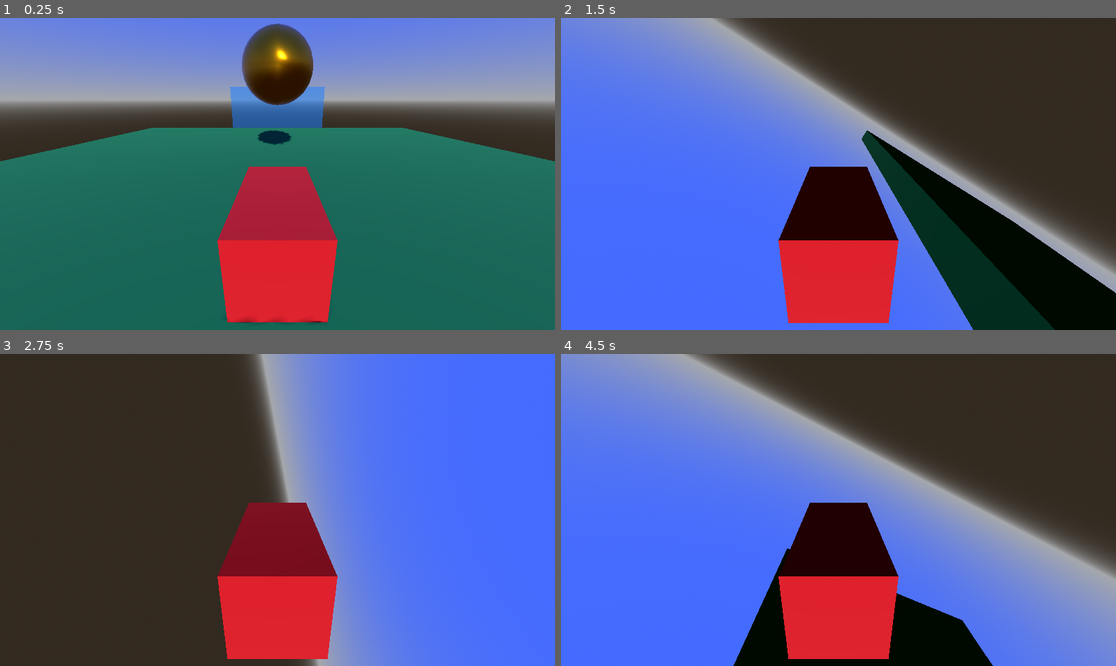
Above: before the commit, frames 1-4 (two rows, left to right).
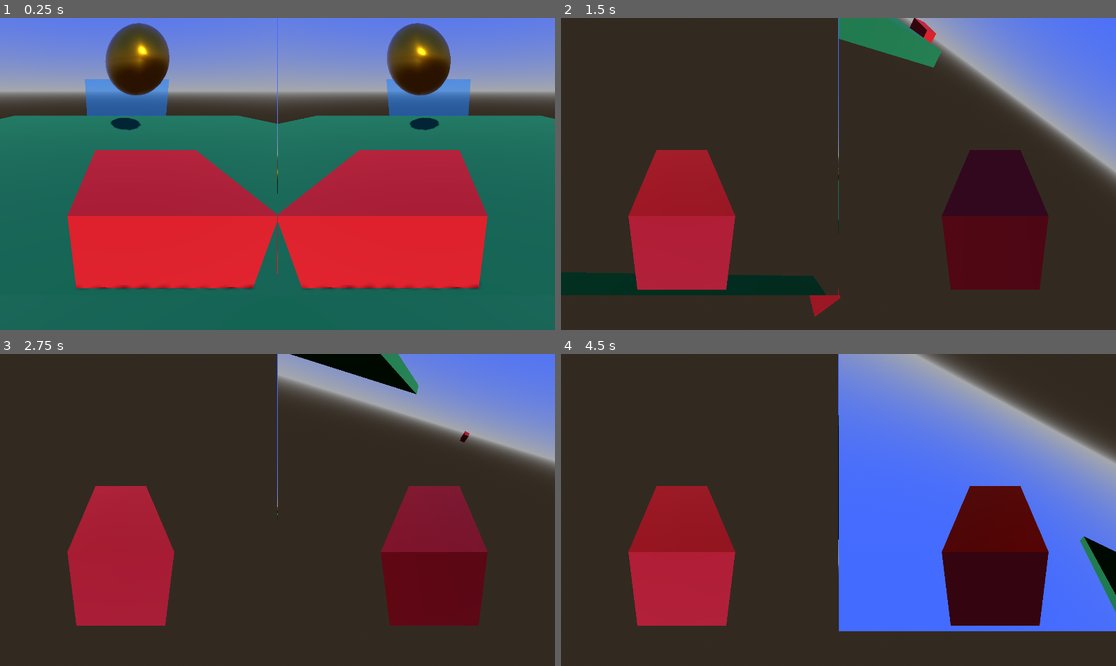
Above: after the commit, the same moments.

Repository: jcreek/CosmicClash
Game: Godot game, scene res://scenes/match.tscn
The game is run twice, just before and just after one commit, with the same random seed, the same clock (stepped at 60 frames per second) and the same inputs.
Inputs:
- Up to frame 1 (0.25 s): no input
- Up to frame 2 (1.5 s): hold D (move_right) 0.53-1.28 s; hold Down (move_backward2, bound only after the commit) 0.53-1.28 s; tap Up (move_forward2, bound only after the commit) at 0.8, 1.35 s; hold S (move_backward) from 1.28 s (still down)
- Up to frame 3 (2.75 s): tap Left (move_left2, bound only after the commit) at 1.55 s; release S (move_backward) at 2.03 s; hold D (move_right) from 2.03 s (still down); hold Left (move_left2, bound only after the commit) from 2.03 s (still down); tap Right (move_right2, bound only after the commit) at 2.3 s
- Up to frame 4 (4.5 s): release D (move_right) at 2.78 s; release Left (move_left2, bound only after the commit) at 2.78 s; hold W (move_forward) 2.78-3.53 s; tap Right (move_right2, bound only after the commit) at 2.85 s; tap Down (move_backward2, bound only after the commit) at 3.05 s; hold Down (move_backward2, bound only after the commit) 3.53-4.28 s; hold A (move_left) from 3.53 s (still down); tap Up (move_forward2, bound only after the commit) at 3.8, 4.35 s

The runs differ from the first frame. In frame 1, 51% of the frame differs, in the area x 0-100%, y 1-98%; in frame 2, 88%; in frame 3, 61%; in frame 4, 91%, in the area x 0-100%, y 0-100%.

Commit message:
feat(*): Add basic 2 player splitscreen

Diff:
--- a/Game/project.godot
+++ b/Game/project.godot
@@ -14,6 +14,11 @@
 run/main_scene="res://scenes/match.tscn"
 config/features=PackedStringArray("4.1", "Forward Plus")
 config/icon="res://icon.svg"
+
+[display]
+
+window/size/viewport_width=1920
+window/size/viewport_height=1080
 
 [input]
 
@@ -47,6 +52,34 @@
 "events": [Object(InputEventKey,"resource_local_to_scene":false,"resource_name":"","device":-1,"window_id":0,"alt_pressed":false,"shift_pressed":false,"ctrl_pressed":false,"meta_pressed":false,"pressed":false,"keycode":0,"physical_keycode":69,"key_label":0,"unicode":101,"echo":false,"script":null)
 ]
 }
+move_forward2={
+"deadzone": 0.5,
+"events": [Object(InputEventKey,"resource_local_to_scene":false,"resource_name":"","device":-1,"window_id":0,"alt_pressed":false,"shift_pressed":false,"ctrl_pressed":false,"meta_pressed":false,"pressed":false,"keycode":0,"physical_keycode":4194320,"key_label":0,"unicode":0,"echo":false,"script":null)
+]
+}
+move_backward2={
+"deadzone": 0.5,
+"events": [Object(InputEventKey,"resource_local_to_scene":false,"resource_name":"","device":-1,"window_id":0,"alt_pressed":false,"shift_pressed":false,"ctrl_pressed":false,"meta_pressed":false,"pressed":false,"keycode":0,"physical_keycode":4194322,"key_label":0,"unicode":0,"echo":false,"script":null)
+]
+}
+move_left2={
+"deadzone": 0.5,
+"events": [Object(InputEventKey,"resource_local_to_scene":false,"resource_name":"","device":-1,"window_id":0,"alt_pressed":false,"shift_pressed":false,"ctrl_pressed":false,"meta_pressed":false,"pressed":false,"keycode":0,"physical_keycode":4194319,"key_label":0,"unicode":0,"echo":false,"script":null)
+]
+}
+move_right2={
+"deadzone": 0.5,
+"events": [Object(InputEventKey,"resource_local_to_scene":false,"resource_name":"","device":-1,"window_id":0,"alt_pressed":false,"shift_pressed":false,"ctrl_pressed":false,"meta_pressed":false,"pressed":false,"keycode":0,"physical_keycode":4194321,"key_label":0,"unicode":0,"echo":false,"script":null)
+]
+}
+move_up2={
+"deadzone": 0.5,
+"events": []
+}
+move_down2={
+"deadzone": 0.5,
+"events": []
+}
 
 [rendering]
 
--- a/Game/scenes/match.tscn
+++ b/Game/scenes/match.tscn
@@ -1,10 +1,11 @@
-[gd_scene load_steps=13 format=3 uid="uid://djlfte5nx8sel"]
+[gd_scene load_steps=14 format=3 uid="uid://djlfte5nx8sel"]
 
 [ext_resource type="PackedScene" uid="uid://dnra1buk328d" path="res://objects/vehicle.tscn" id="2_2d4ji"]
 [ext_resource type="ArrayMesh" uid="uid://ucw1lyo43yi4" path="res://assets/models/gold_ball.res" id="2_4bpxj"]
 [ext_resource type="Script" path="res://scripts/MatchCamera3D.gd" id="2_n3g6s"]
 [ext_resource type="PackedScene" uid="uid://cofdcxo5170rs" path="res://objects/goal.tscn" id="3_xk008"]
-[ext_resource type="Script" path="res://scripts/goal2.gd" id="4_ukkeh"]
+[ext_resource type="Script" path="res://scripts/player1.gd" id="4_keuru"]
+[ext_resource type="Script" path="res://scripts/player2.gd" id="4_vutck"]
 
 [sub_resource type="StandardMaterial3D" id="StandardMaterial3D_xmumy"]
 albedo_color = Color(0.0196078, 0.34902, 0.156863, 1)
@@ -35,7 +36,7 @@
 current = true
 fov = 114.877
 script = ExtResource("2_n3g6s")
-vehicle = NodePath("../Players/Player1")
+vehicle = NodePath("../Players/GridContainer/SubViewportContainer/SubViewport/Player1")
 ball = NodePath("../Ball")
 
 [node name="DirectionalLight3D" type="DirectionalLight3D" parent="."]
@@ -66,15 +67,46 @@
 
 [node name="Players" type="Node3D" parent="."]
 
-[node name="Player1" parent="Players" instance=ExtResource("2_2d4ji")]
+[node name="GridContainer" type="GridContainer" parent="Players"]
+anchors_preset = 15
+anchor_right = 1.0
+anchor_bottom = 1.0
+grow_horizontal = 2
+grow_vertical = 2
+columns = 2
+
+[node name="SubViewportContainer" type="SubViewportContainer" parent="Players/GridContainer"]
+layout_mode = 2
+size_flags_horizontal = 3
+size_flags_vertical = 3
+
+[node name="SubViewport" type="SubViewport" parent="Players/GridContainer/SubViewportContainer"]
+handle_input_locally = false
+size = Vector2i(1080, 960)
+render_target_update_mode = 4
+
+[node name="Player1" parent="Players/GridContainer/SubViewportContainer/SubViewport" instance=ExtResource("2_2d4ji")]
+script = ExtResource("4_keuru")
+
+[node name="SubViewportContainer2" type="SubViewportContainer" parent="Players/GridContainer"]
+layout_mode = 2
+size_flags_horizontal = 3
+size_flags_vertical = 3
+
+[node name="SubViewport2" type="SubViewport" parent="Players/GridContainer/SubViewportContainer2"]
+handle_input_locally = false
+size = Vector2i(1080, 960)
+render_target_update_mode = 4
+
+[node name="Player2" parent="Players/GridContainer/SubViewportContainer2/SubViewport2" instance=ExtResource("2_2d4ji")]
+script = ExtResource("4_vutck")
 
 [node name="Goals" type="Node3D" parent="."]
 
 [node name="Goal2" parent="Goals" node_paths=PackedStringArray("ball", "player1") instance=ExtResource("3_xk008")]
 transform = Transform3D(1, 0, 0, 0, 1, 0, 0, 0, 1, 2.08165e-12, 1, -5)
-script = ExtResource("4_ukkeh")
 ball = NodePath("../../Ball")
-player1 = NodePath("../../Players/Player1")
+player1 = NodePath("../../Players/GridContainer/SubViewportContainer/SubViewport/Player1")
 
 [node name="WorldEnvironment" type="WorldEnvironment" parent="."]
 environment = SubResource("Environment_ycxte")
--- a/Game/scripts/Vehicle.gd
+++ b/Game/scripts/Vehicle.gd
@@ -1,26 +1,24 @@
 extends RigidBody3D
 
-var speed = 10.0  # Adjust the speed as necessary
+# Speed variable can be adjusted by subclasses
+var speed = 10.0
 
 func _integrate_forces(state):
-	# TODO - change these so they are relative to the vehicle, not the world
-	var input_vector = Vector3.ZERO
-	if Input.is_action_pressed("move_forward"):
-		input_vector.z -= 1
-	if Input.is_action_pressed("move_backward"):
-		input_vector.z += 1
-	if Input.is_action_pressed("move_left"):
-		input_vector.x -= 1
-	if Input.is_action_pressed("move_right"):
-		input_vector.x += 1
-	if Input.is_action_pressed("move_up"):
-		input_vector.y += 1
-	if Input.is_action_pressed("move_down"):
-		input_vector.y -= 1
+	# input_vector represents the movement input relative to the vehicle
+	var input_vector = get_input_vector()
 
+	# Scale the input_vector by speed
 	input_vector = input_vector.normalized() * speed
+
+	# Set the linear velocity based on the input
 	state.linear_velocity = input_vector
 
+# Get the input vector from subclasses
+func get_input_vector() -> Vector3:
+	var input_vector = Vector3.ZERO
+
+	# Subclasses will implement this function to provide their input mappings
+	return input_vector
 
 # Called when the node enters the scene tree for the first time.
 func _ready():
--- /dev/null
+++ b/Game/scripts/player1.gd
@@ -0,0 +1,18 @@
+extends 'res://scripts/Vehicle.gd'
+
+func get_input_vector() -> Vector3:
+	var input_vector = Vector3.ZERO
+	if Input.is_action_pressed("move_forward"):
+		input_vector.z -= 1
+	if Input.is_action_pressed("move_backward"):
+		input_vector.z += 1
+	if Input.is_action_pressed("move_left"):
+		input_vector.x -= 1
+	if Input.is_action_pressed("move_right"):
+		input_vector.x += 1
+	if Input.is_action_pressed("move_up"):
+		input_vector.y += 1
+	if Input.is_action_pressed("move_down"):
+		input_vector.y -= 1
+
+	return input_vector
--- /dev/null
+++ b/Game/scripts/player2.gd
@@ -0,0 +1,18 @@
+extends 'res://scripts/Vehicle.gd'
+
+func get_input_vector() -> Vector3:
+	var input_vector = Vector3.ZERO
+	if Input.is_action_pressed("move_forward2"):
+		input_vector.z -= 1
+	if Input.is_action_pressed("move_backward2"):
+		input_vector.z += 1
+	if Input.is_action_pressed("move_left2"):
+		input_vector.x -= 1
+	if Input.is_action_pressed("move_right2"):
+		input_vector.x += 1
+	if Input.is_action_pressed("move_up2"):
+		input_vector.y += 1
+	if Input.is_action_pressed("move_down2"):
+		input_vector.y -= 1
+
+	return input_vector
